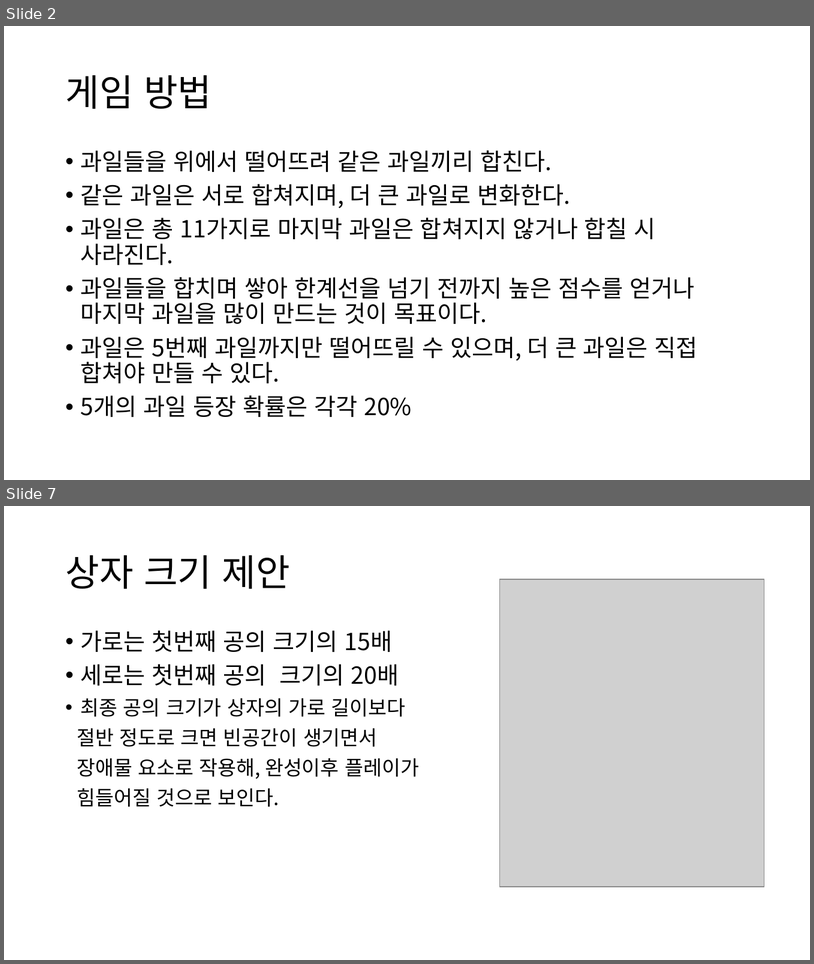
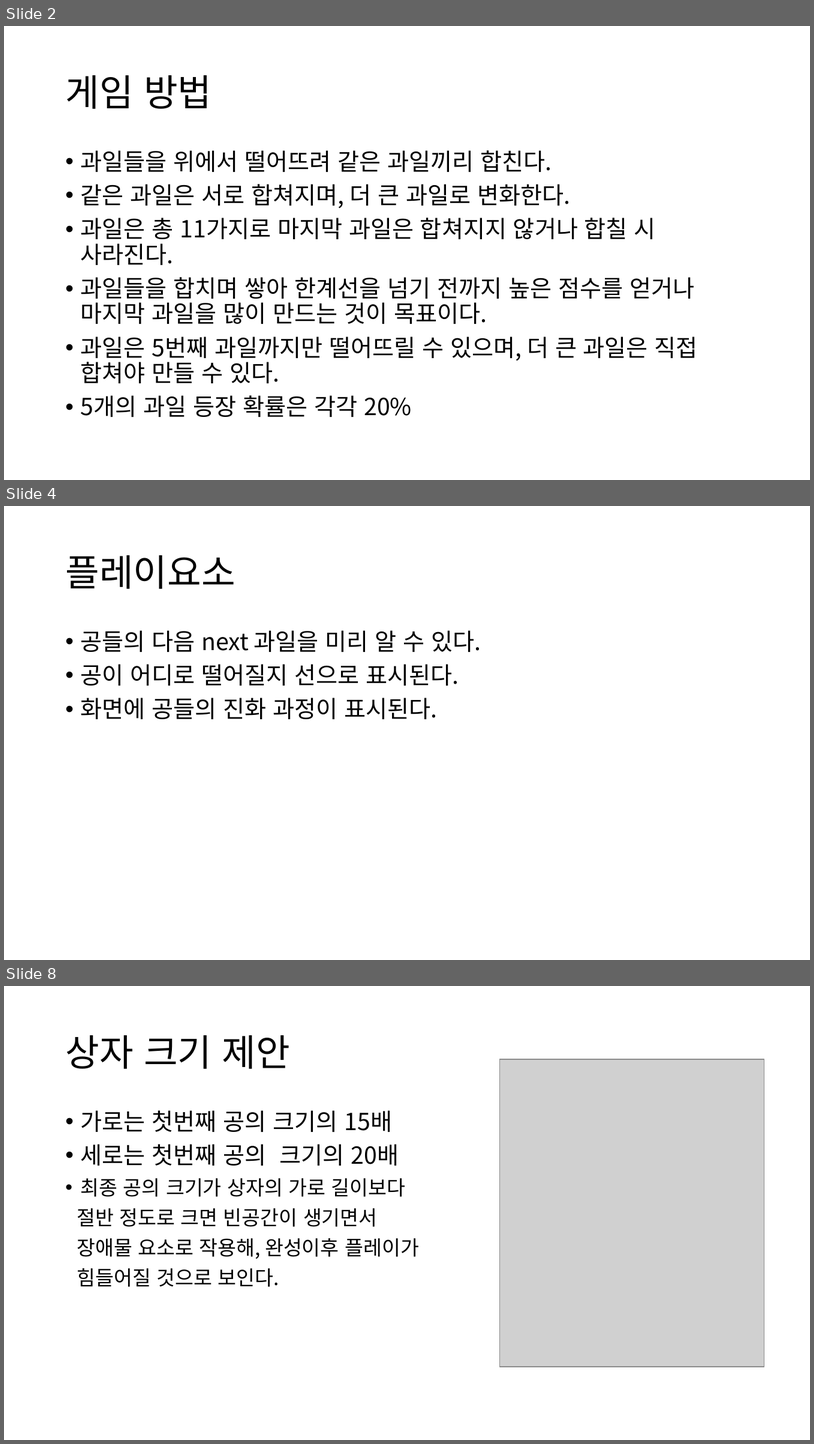
Before and after one commit to AniWhY0909/SSC_WM_Project, a slide deck: Documents/Suika.Watermelon/박정우 기획서.pptx. Shown one above the other, each under a label of ours: slides 2 and 7 before the commit, slides 2, 4 and 8 after it; the slides between them are not shown. The pictures are 814x964 and 814x1444 pixels, drawn with LibreOffice and Linux fonts; fonts in the diff are those of the drawing; grey boxes stand for pictures. Boxes give left, top, right and bottom in pixels: in the first picture for what was removed or moved away, otherwise in the second. Text is boxed around its words. In the diff, an @@ line names an element or a change of style, - is before the commit and + after.

```diff
--- a/Documents/Suika.Watermelon/박정우 기획서.pptx
+++ b/Documents/Suika.Watermelon/박정우 기획서.pptx
@@ slide 4 added at bbox=[4, 506, 810, 960], background #FFFFFF @@
@@ title added at bbox=[65, 555, 235, 589], 44 pt, text #000000 @@
+플레이요소
@@ text added at bbox=[81, 630, 482, 719], 28 pt, text #000000 @@
+• 공들의 다음 next 과일을 미리 알 수 있다.
+• 공이 어디로 떨어질지 선으로 표시된다.
+• 화면에 공들의 진화 과정이 표시된다.
@@ what was slide 7 is now slide 8 @@
```
Also in this commit, not shown: 5 slides changed.
